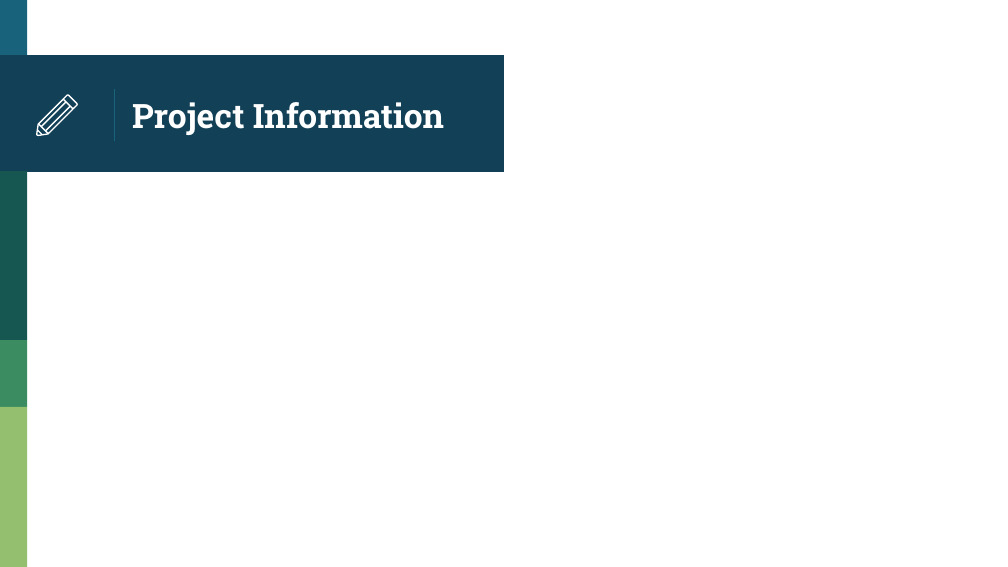
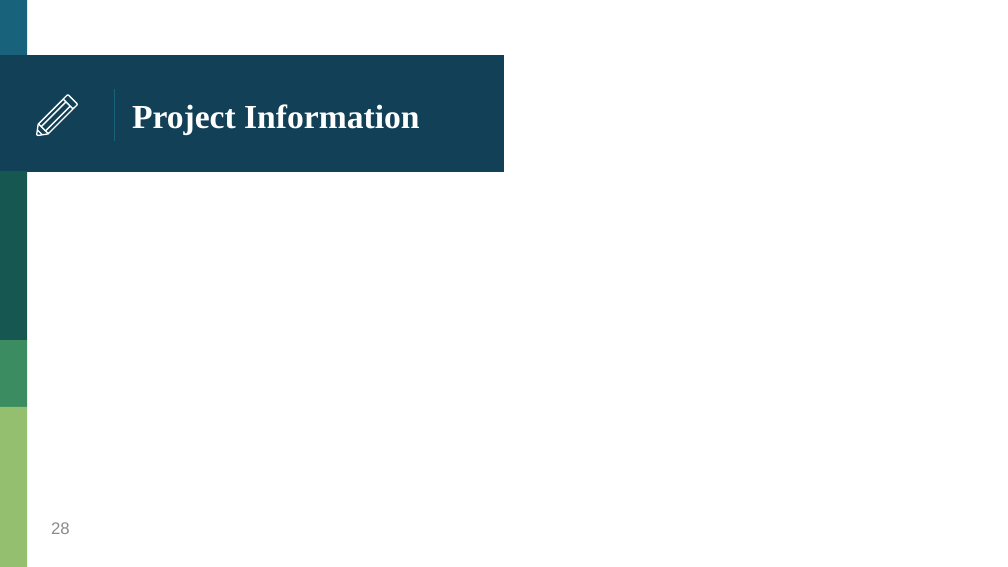
Before and after one commit to HankTwZhong/OOAD, a slide deck: slide 28 of OOAD_Midterm.pptx (slide 16 before the commit). Drawn at 1008x567 pixels with LibreOffice and Linux fonts; fonts in the diff are those of the drawing. Boxes give left, top, right and bottom in pixels: in the first picture for what was removed or moved away, otherwise in the second. Text is boxed around its words. In the diff, an @@ line names an element or a change of style, - is before the commit and + after.

```diff
--- a/OOAD_Midterm.pptx
+++ b/OOAD_Midterm.pptx
@@ title "Project Information" at box(132, 104, 419, 135): font Roboto Slab to Times New Roman @@
@@ page number added at box(51, 522, 70, 534), 12 pt, text #8C8C8C @@
+28
```
Also in this commit, not shown: 15 other slides changed, 12 slides added, 19 other files.
